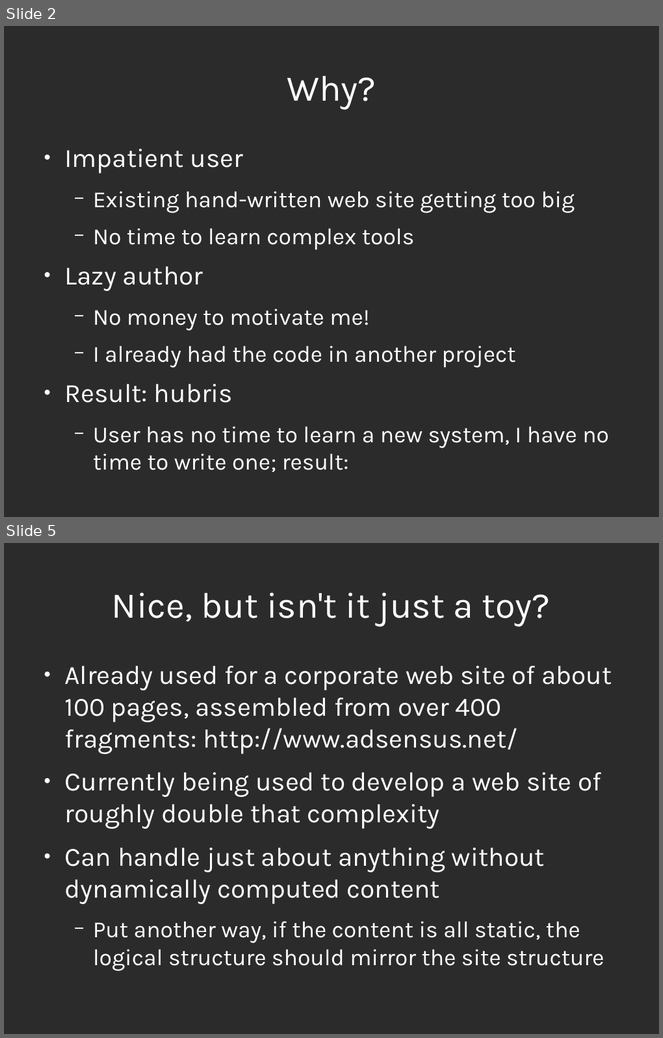
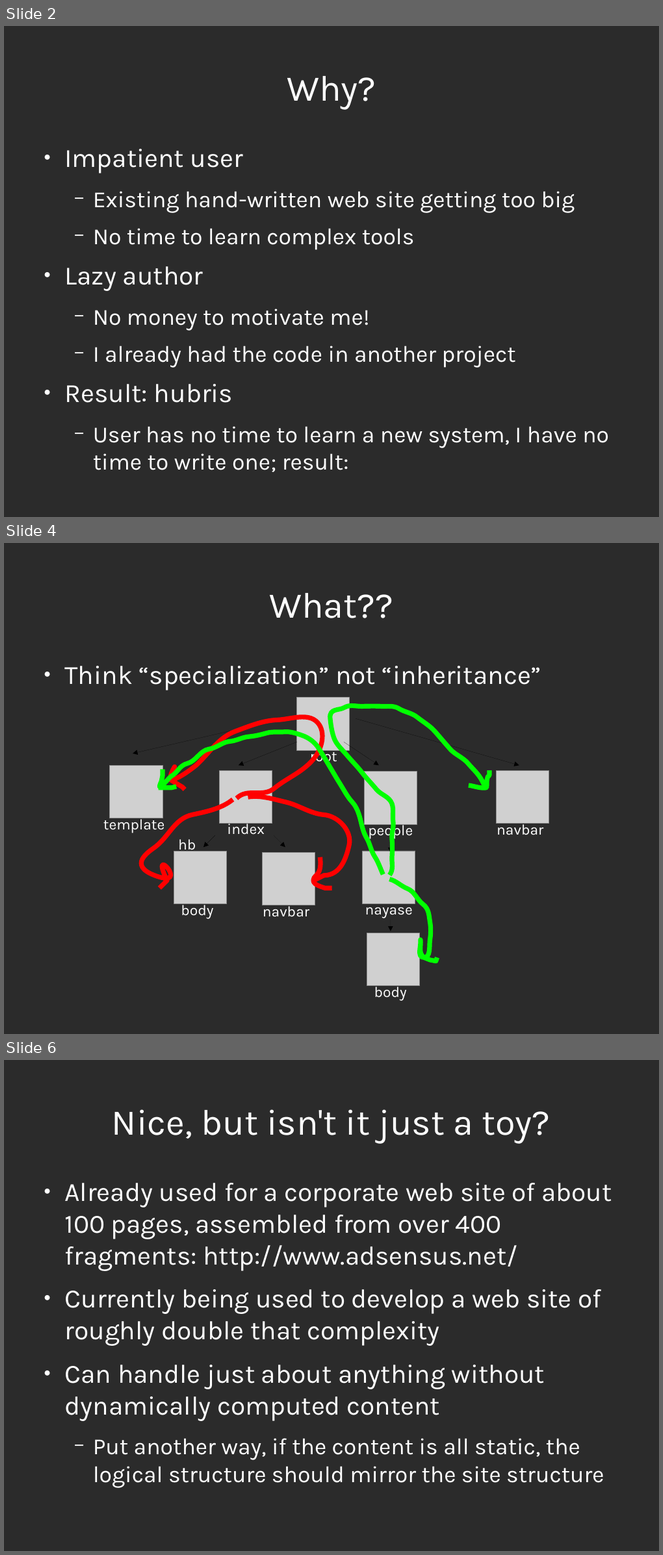
Before and after one commit to rrthomas/nancy, a slide deck: Lua Workshop 2006.odp. Shown one above the other, each under a label of ours: slides 2 and 5 before the commit, slides 2, 4 and 6 after it; the slides between them are not shown. The pictures are 663x1038 and 663x1555 pixels, drawn with LibreOffice and Linux fonts; fonts in the diff are those of the drawing; grey boxes stand for pictures; background and template pictures are left out; a plain dark background stands for a picture behind light text. Boxes give left, top, right and bottom in pixels: in the first picture for what was removed or moved away, otherwise in the second. Text is boxed around its words. In the diff, an @@ line names an element or a change of style, - is before the commit and + after.

```diff
--- a/Lua Workshop 2006.odp
+++ b/Lua Workshop 2006.odp
@@ slide 4 added at box(4, 543, 659, 1034), background picture (left out) @@
@@ title added at box(269, 593, 393, 618), 44 pt, text #FFFFFF @@
+What??
@@ text added at box(65, 666, 542, 691), 32 pt, text #FFFFFF @@
+● Think “specialization” not “inheritance”
@@ freeform shape added at box(170, 717, 322, 798), outline #FF0000 5.67 pt @@
@@ freeform shape added at box(330, 706, 490, 875), outline #00FF00 5.67 pt @@
@@ group added at box(103, 698, 550, 1001): 9 pictures, 9 texts, 7 arrows @@
+index
+root
+navbar
+body
+body
+navbar
+people
+nayase
+template
@@ freeform shape added at box(160, 732, 384, 875), outline #00FF00 5.67 pt @@
@@ freeform shape added at box(159, 787, 176, 788), outline #00FF00 5.67 pt @@
@@ freeform shape added at box(469, 785, 487, 788), outline #00FF00 5.67 pt @@
@@ freeform shape added at box(141, 800, 233, 888), outline #FF0000 5.67 pt, 18 pt, text #FFFFFF @@
+hb
@@ freeform shape added at box(248, 797, 350, 881), outline #FF0000 5.67 pt @@
@@ arrow added from (274, 835) to (285, 847), #000000 0 pt @@
@@ freeform shape added at box(314, 858, 332, 888), outline #FF0000 5.67 pt @@
@@ freeform shape added at box(390, 880, 438, 962), outline #00FF00 5.67 pt @@
@@ what was slide 5 is now slide 6 @@
```
Also in this commit, not shown: 2 slides changed, 1 other slide added, 1 slide removed, 1 other file.
